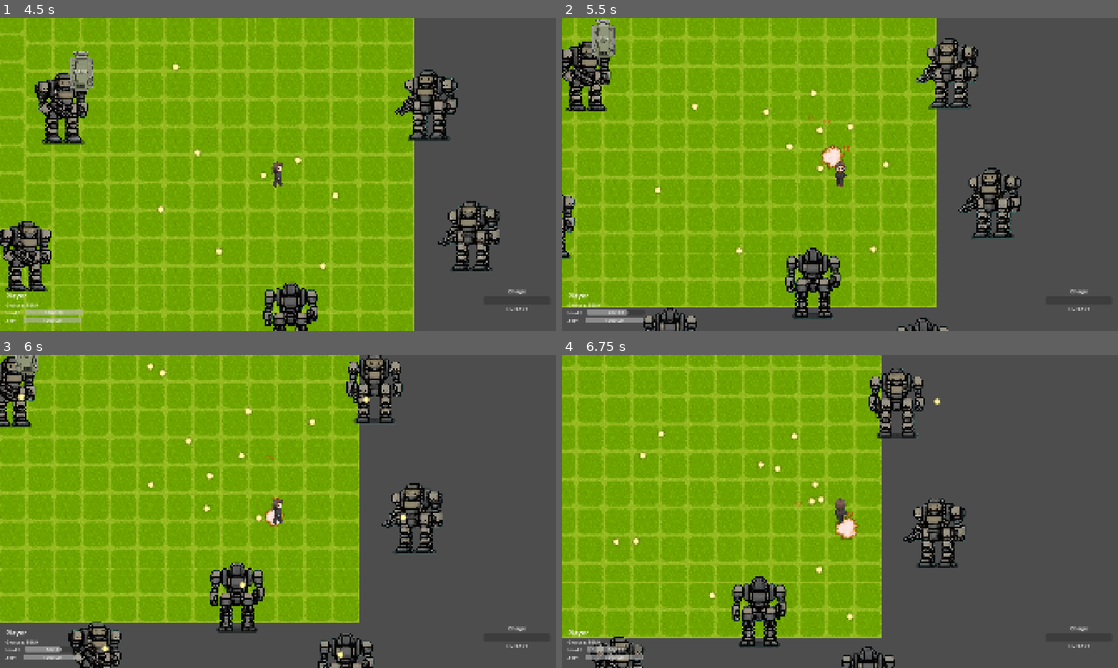
Above: before the commit, frames 1-4 (two rows, left to right).
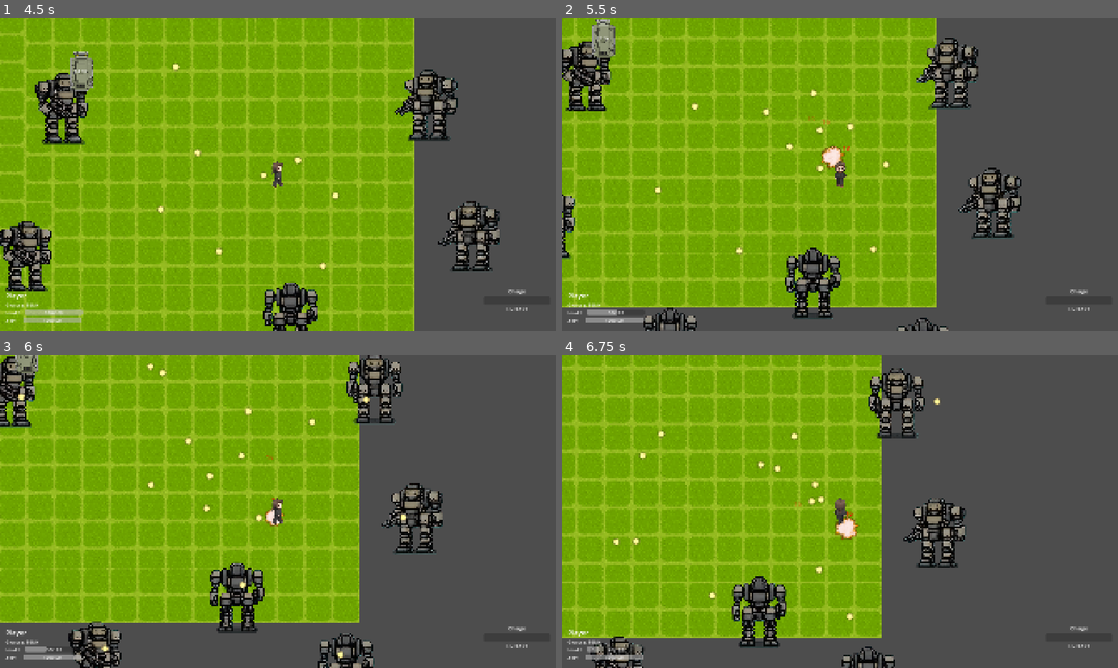
Above: after the commit, the same moments.

Repository: liup215/UnchartedLife
Game: Godot game, scene res://ui/main_menu/main_menu.tscn
The game is run twice, just before and just after one commit, with the same random seed, the same clock (stepped at 60 frames per second) and the same inputs. The engine's default icon, where the game draws it, is replaced by a stand-in: a white triangle on a blue panel in a dark square.
Inputs (mouse positions are in pixels of both pictures, inside the frame that each line leads up to):
- Up to frame 1 (4.5 s): click "New Game" at 0.5 s; click (278, 115) at 1.27 s; type "12" at 1.35 s; click "Normal" at 2 s; click "Normal" at 2.75 s; click "Start Game" at 3.5 s; tap Enter (ui_accept) at 4.25 s; move the mouse to (400, 158) at 4.27 s; hold D (turn_right) from 4.28 s (still down); right-click (400, 158) at 4.35 s
- Up to frame 2 (5.5 s): tap Enter (ui_accept) at 4.52, 5.27 s; click (962, 158) at 4.55 s; move the mouse to (728, 190) at 5.02 s; release D (turn_right) at 5.03 s; hold S (move_backward) from 5.03 s (still down); click (728, 190) at 5.1 s; right-click (728, 190) at 5.3 s
- Up to frame 3 (6 s): move the mouse to (333, 442) at 5.77 s; release S (move_backward) at 5.78 s; hold D (turn_right) from 5.78 s (still down); hold E (enter_vehicle) from 5.78 s (still down)
- Up to frame 4 (6.75 s): click (895, 442) at 6.05 s; move the mouse to (812, 574) at 6.52 s; release D (turn_right) at 6.53 s; release E (enter_vehicle) at 6.53 s; hold W (move_forward) from 6.53 s (still down); right-click (812, 574) at 6.6 s; click (812, 574) at 6.67 s

Frame 1 is identical in both runs. In frame 2, less than 0.1% of the frame differs, in the area x 8-52%, y 32-96%; in frame 3, less than 0.1%; in frame 4, less than 0.1%, in the area x 6-53%, y 46-96%.
Error before the commit: Invalid call. Nonexistent function 'has' in base 'CharacterBody2D (enemy.gd)'. (res://features/components/damage_calculator.gd:88)

Commit message:
Fix damage calculator and rename weapon_data field to item_data for clarity
Co-authored-by: liup215 <20367844+liup215@users.noreply.github.com>

Diff:
--- a/features/components/combat_component/actor_combat_component.gd
+++ b/features/components/combat_component/actor_combat_component.gd
@@ -62,13 +62,13 @@
 func set_actor_data(data: ActorData):
 	data_source = data
 	# 加载武器
-	for weapon_data in data.equipped_weapons:
+	for weapon_item in data.equipped_weapons:
 		if actor_weapons.size() >= data.weapon_number_limit:
 			break
 		var weapon_scene = preload("res://features/components/weapon_component.tscn")
 		if weapon_scene:
 			var weapon_instance = weapon_scene.instantiate()
-			weapon_instance.weapon_data = weapon_data
+			weapon_instance.item_data = weapon_item
 			weapon_instance.setup_weapon()
 			add_child(weapon_instance)
 			add_actor_weapon(weapon_instance)
@@ -111,7 +111,7 @@
 	print("Firing all actor weapons, total:", actor_weapons.size())
 
 	for weapon in actor_weapons:
-		print("[COMBAT] Firing actor weapon:", weapon.weapon_data.item_name if weapon.weapon_data else "Unknown Weapon")
+		print("[COMBAT] Firing actor weapon:", weapon.item_data.item_name if weapon.item_data else "Unknown Weapon")
 		weapon.fire(weapon_effect, target_pos)
 		await get_tree().create_timer(0.2).timeout
 	# Emit signal
@@ -135,10 +135,10 @@
 		return
 
 	var weapon = actor_weapons[0]
-	if not weapon or not weapon.weapon_data:
-		return
-
-	var weapon_data = weapon.weapon_data.weapon_data as WeaponData
+	if not weapon or not weapon.item_data:
+		return
+
+	var weapon_data = weapon.item_data.weapon_data as WeaponData
 	if not weapon_data or weapon_data.combo_attacks.is_empty():
 		# Fallback to simple attack if no combo data
 		_perform_simple_light_attack()
@@ -268,10 +268,10 @@
 		return
 
 	var weapon = actor_weapons[0]
-	if not weapon or not weapon.weapon_data:
-		return
-
-	var weapon_data = weapon.weapon_data.weapon_data as WeaponData
+	if not weapon or not weapon.item_data:
+		return
+
+	var weapon_data = weapon.item_data.weapon_data as WeaponData
 	if not weapon_data or weapon_data.heavy_attacks.is_empty():
 		print("[COMBAT] No heavy attack data configured")
 		return
@@ -337,10 +337,10 @@
 		return
 
 	var weapon = actor_weapons[0]
-	if not weapon or not weapon.weapon_data:
-		return
-
-	var weapon_data = weapon.weapon_data.weapon_data as WeaponData
+	if not weapon or not weapon.item_data:
+		return
+
+	var weapon_data = weapon.item_data.weapon_data as WeaponData
 	if not weapon_data:
 		return
 
--- a/features/components/combat_component/vehicle_combat_component.gd
+++ b/features/components/combat_component/vehicle_combat_component.gd
@@ -241,14 +241,14 @@
 	var total_damage = 0.0
 	for weapon in main_weapons:
 		if weapon and weapon.current_charge == charge_level:
-			total_damage += weapon.weapon_data.damage * weapon.get_damage_multiplier()
+			total_damage += weapon.item_data.weapon_data.damage * weapon.get_damage_multiplier()
 	return total_damage
 
 func get_total_actor_weapon_damage() -> float:
 	var total_damage = 0.0
 	for weapon in actor_weapons:
 		if weapon:
-			total_damage += weapon.weapon_data.damage
+			total_damage += weapon.item_data.weapon_data.damage
 	return total_damage
 
 func get_total_secondary_weapon_damage() -> float:
@@ -258,7 +258,7 @@
 
 	for i in range(weapons_to_count):
 		if i < secondary_weapons.size() and secondary_weapons[i]:
-			total_damage += secondary_weapons[i].weapon_data.damage
+			total_damage += secondary_weapons[i].item_data.weapon_data.damage
 	return total_damage
 
 func reload_all_weapons():
--- a/features/components/damage_calculator.gd
+++ b/features/components/damage_calculator.gd
@@ -85,7 +85,7 @@
 		var attr_comp = attacker.get_node("AttributeComponent")
 		# In future, AttributeComponent could have attack stat
 		# For now, check if actor_data is available
-		if attacker.has("actor_data") and attacker.actor_data:
+		if "actor_data" in attacker and attacker.actor_data:
 			return attacker.actor_data.base_attack
 
 	return 0.0
@@ -97,7 +97,7 @@
 
 	# Try to get from ActorData
 	if defender.has_node("AttributeComponent"):
-		if defender.has("actor_data") and defender.actor_data:
+		if "actor_data" in defender and defender.actor_data:
 			var base_defense = defender.actor_data.base_defense
 
 			# TODO: Add equipment defense bonuses
--- a/features/components/weapon_component.gd
+++ b/features/components/weapon_component.gd
@@ -3,7 +3,7 @@
 extends Node2D
 class_name WeaponComponent
 
-@export var weapon_data: ItemData
+@export var item_data: ItemData
 
 # Weapon state
 var current_charge: int = 0
@@ -13,7 +13,7 @@
 @export var current_ammo: int = 0
 
 # Signals
-signal weapon_fired(weapon_data: ItemData, charge_level: int)
+signal weapon_fired(item_data: ItemData, charge_level: int)
 signal charge_updated(charge_level: int)
 signal ammo_updated(current_ammo: int)
 
@@ -22,18 +22,18 @@
 	setup_weapon()
 
 func setup_weapon():
-	if weapon_data:
-		print("Setting up weapon: %s" % weapon_data.item_name)
-		print("Weapon ammo capacity: %d" % weapon_data.weapon_data.ammo_capacity)
-		current_ammo = weapon_data.weapon_data.ammo_capacity
+	if item_data:
+		print("Setting up weapon: %s" % item_data.item_name)
+		print("Weapon ammo capacity: %d" % item_data.weapon_data.ammo_capacity)
+		current_ammo = item_data.weapon_data.ammo_capacity
 		if has_node("Sprite2D"):
 			var sprite = get_node("Sprite2D")
-			if weapon_data.icon:
-				sprite.texture = weapon_data.icon
-				sprite.offset = weapon_data.weapon_data.weapon_offset
+			if item_data.icon:
+				sprite.texture = item_data.icon
+				sprite.offset = item_data.weapon_data.weapon_offset
 
 func start_charging():
-	if not weapon_data or is_charging:
+	if not item_data or is_charging:
 		return
 
 	is_charging = true
@@ -45,7 +45,7 @@
 	is_charging = false
 
 func fire(effect_node: Node = null, p_target_pos: Vector2 = Vector2.ZERO):
-	if not weapon_data:
+	if not item_data:
 		return
 
 	var target_pos = p_target_pos
@@ -57,7 +57,7 @@
 	# Get shooter reference (parent actor)
 	var shooter = get_parent().get_parent() if get_parent() and get_parent().get_parent() else null
 
-	if weapon_data.weapon_data.weapon_type == WeaponData.WeaponType.MAIN_CANNON:
+	if item_data.weapon_data.weapon_type == WeaponData.WeaponType.MAIN_CANNON:
 		if current_charge <= 0:
 			return
 		if current_ammo <= 0:
@@ -68,11 +68,11 @@
 		print("Firing main cannon, ammo left: %d" % current_ammo)
 		emit_signal("ammo_updated", current_ammo)
 		# Emit fire signal
-		emit_signal("weapon_fired", weapon_data, current_charge)
+		emit_signal("weapon_fired", item_data, current_charge)
 		# Reset charge
 		current_charge = 0
 		emit_signal("charge_updated", current_charge)
-	elif weapon_data.weapon_data.weapon_type == WeaponData.WeaponType.ACTOR_WEAPON:
+	elif item_data.weapon_data.weapon_type == WeaponData.WeaponType.ACTOR_WEAPON:
 		if current_ammo <= 0:
 			reload()
 			return
@@ -81,36 +81,36 @@
 		current_ammo -= 1
 		emit_signal("ammo_updated", current_ammo)
 		# Emit fire signal
-		emit_signal("weapon_fired", weapon_data, 1)
+		emit_signal("weapon_fired", item_data, 1)
 	else: # SUB_WEAPON
 		# 副炮发射子弹
-		emit_signal("weapon_fired", weapon_data, 1)
+		emit_signal("weapon_fired", item_data, 1)
 
 	# Call the weapon_data's fire method, passing shooter reference
 	if effect_node:
-		weapon_data.weapon_data.fire(origin_pos, target_pos, effect_node, shooter)
+		item_data.weapon_data.fire(origin_pos, target_pos, effect_node, shooter)
 	else:
 		# Fallback if no effect node is provided (though it should be)
 		# This might happen for non-vehicle actors, so we create a temporary effect node
 		var temp_effect_node = Node2D.new()
 		get_tree().current_scene.add_child(temp_effect_node)
-		weapon_data.weapon_data.fire(origin_pos, target_pos, temp_effect_node, shooter)
+		item_data.weapon_data.fire(origin_pos, target_pos, temp_effect_node, shooter)
 		temp_effect_node.queue_free() # Clean up after use
 
 func _process(_delta):
-	if is_charging and weapon_data:
+	if is_charging and item_data:
 		_update_charge()
 
 func _update_charge():
-	if not weapon_data:
+	if not item_data:
 		return
 
 	var elapsed_time = (Time.get_ticks_msec() - charge_start_time) / 1000.0
-	var charge_progress = elapsed_time / weapon_data.charge_time
+	var charge_progress = elapsed_time / item_data.weapon_data.charge_time
 
 	# Calculate charge level (1-5)
 	var new_charge = int(charge_progress * 5) + 1
-	new_charge = clamp(new_charge, 1, weapon_data.max_charge_level)
+	new_charge = clamp(new_charge, 1, item_data.weapon_data.max_charge_level)
 
 	if new_charge != current_charge:
 		current_charge = new_charge
@@ -127,20 +127,20 @@
 		_: return 1.0
 
 func get_atp_cost() -> float:
-	if not weapon_data:
+	if not item_data:
 		return 0.0
-	return weapon_data.atp_cost_per_level * current_charge
+	return item_data.weapon_data.atp_cost_per_level * current_charge
 
 func reload():
-	if not weapon_data:
+	if not item_data:
 		return
 
-	if weapon_data.weapon_data.requires_quiz_reload:
-		EventBus.request_quiz_reload.emit(weapon_data)
+	if item_data.weapon_data.requires_quiz_reload:
+		EventBus.request_quiz_reload.emit(item_data)
 	else:
-		current_ammo = weapon_data.weapon_data.ammo_capacity
+		current_ammo = item_data.weapon_data.ammo_capacity
 		emit_signal("ammo_updated", current_ammo)
 
 func _on_quiz_completed(success: bool):
-	if success and weapon_data and weapon_data.weapon_data.requires_quiz_reload:
-		current_ammo = weapon_data.weapon_data.ammo_capacity
+	if success and item_data and item_data.weapon_data.requires_quiz_reload:
+		current_ammo = item_data.weapon_data.ammo_capacity
--- a/systems/item_use_service.gd
+++ b/systems/item_use_service.gd
@@ -310,11 +310,11 @@
 		return false
 
 	var weapon_component: WeaponComponent = combat.actor_weapons[0]
-	if weapon_component == null or weapon_component.weapon_data == null:
+	if weapon_component == null or weapon_component.item_data == null:
 		combat.remove_actor_weapon(0)
 		return false
 
-	var weapon_item: ItemData = weapon_component.weapon_data
+	var weapon_item: ItemData = weapon_component.item_data
 
 	combat.remove_actor_weapon(0)
 	if is_instance_valid(weapon_component):
--- a/ui/system_menu/equipment_ui.gd
+++ b/ui/system_menu/equipment_ui.gd
@@ -44,9 +44,9 @@
 
 	if _combat and _combat.actor_weapons.size() > 0:
 		var wc: WeaponComponent = _combat.actor_weapons[0]
-		if wc and wc.weapon_data:
+		if wc and wc.item_data:
 			_equipped_weapon_component = wc
-			_equipped_items["weapon"] = wc.weapon_data
+			_equipped_items["weapon"] = wc.item_data
 
 	_update_slot_button(weapon_button, "Weapon", _equipped_items.get("weapon", null))
 	_update_slot_button(armor_button, "Armor", _equipped_items.get("armor", null))
